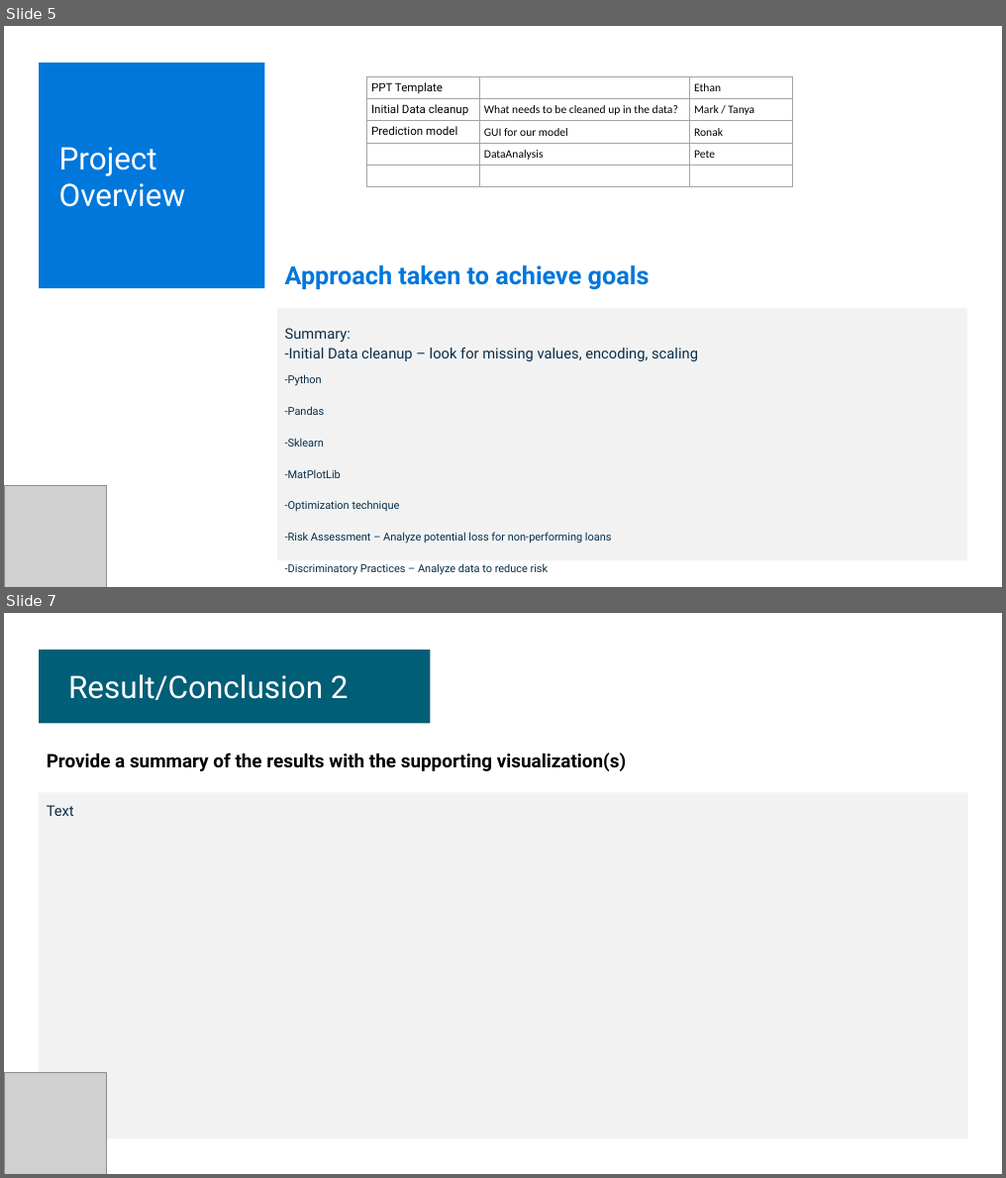
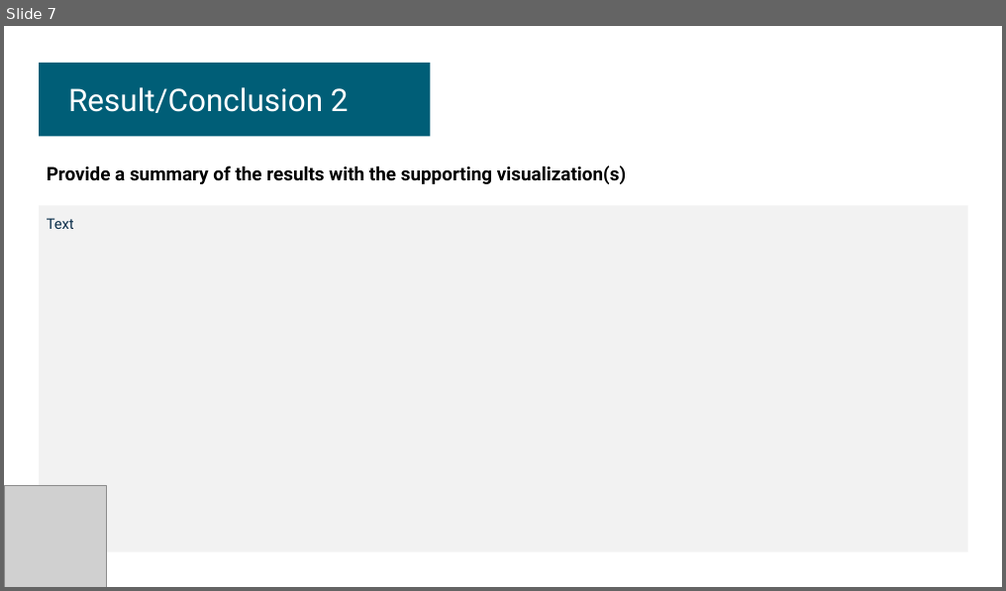
Before and after one commit to Pete1001/ML-Bank, a slide deck: Resources/ML-Bank.pptx. Shown one above the other, each under a label of ours: slides 5 and 7 before the commit, slide 7 after it; the slides between them are not shown. The pictures are 1006x1178 and 1006x591 pixels, drawn with LibreOffice and Linux fonts; fonts in the diff are those of the drawing; grey boxes stand for pictures. Boxes give left, top, right and bottom in pixels: in the first picture for what was removed or moved away, otherwise in the second. Text is boxed around its words. In the diff, an @@ line names an element or a change of style, - is before the commit and + after.

```diff
--- a/Resources/ML-Bank.pptx
+++ b/Resources/ML-Bank.pptx
@@ slide 5 removed at [4, 26, 1002, 587], background #FFFFFF @@
@@ rectangle removed at [40, 63, 265, 288] @@
@@ table removed at [367, 76, 794, 187], 5 rows, 3 columns @@
-PPT Template |  | Ethan
-Initial Data cleanup | What needs to be cleaned up in the data? | Mark / Tanya
-Prediction model | GUI for our model | Ronak
- | DataAnalysis | Pete
- |  | 
@@ text removed at [59, 147, 186, 207] @@
-Project Overview
@@ text removed at [285, 266, 649, 290] @@
-Approach taken to achieve goals
@@ rectangle removed at [277, 308, 967, 562] @@
@@ text removed at [285, 328, 698, 575] @@
-Summary:
--Initial Data cleanup – look for missing values, encoding, scaling
--Python
--Pandas
--Sklearn
--MatPlotLib
--Optimization technique
--Risk Assessment – Analyze potential loss for non-performing loans
--Discriminatory Practices – Analyze data to reduce risk
@@ picture removed at [4, 485, 106, 587] @@
```
Also in this commit, not shown: 4 slides changed, 1 slide added, 34 other files.
